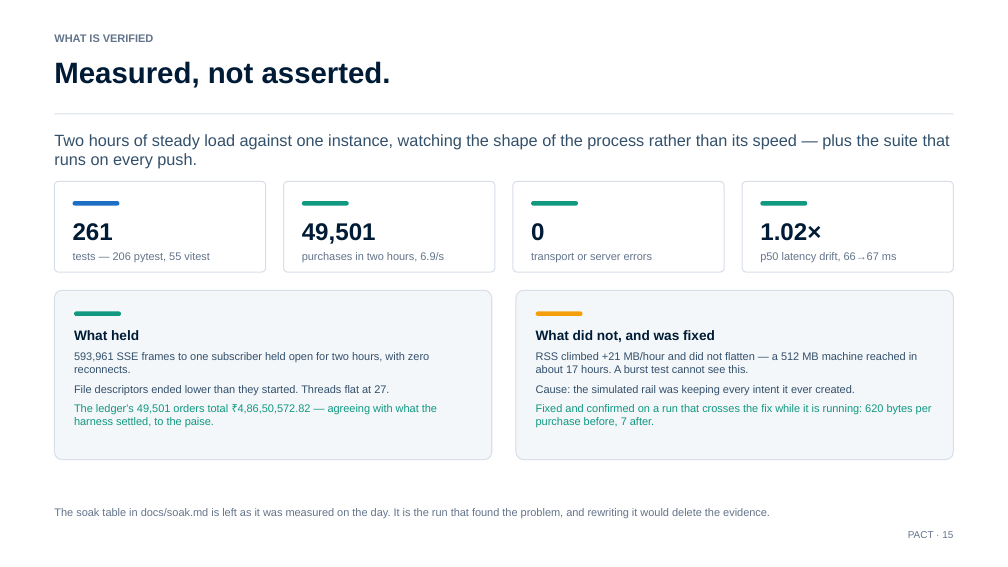
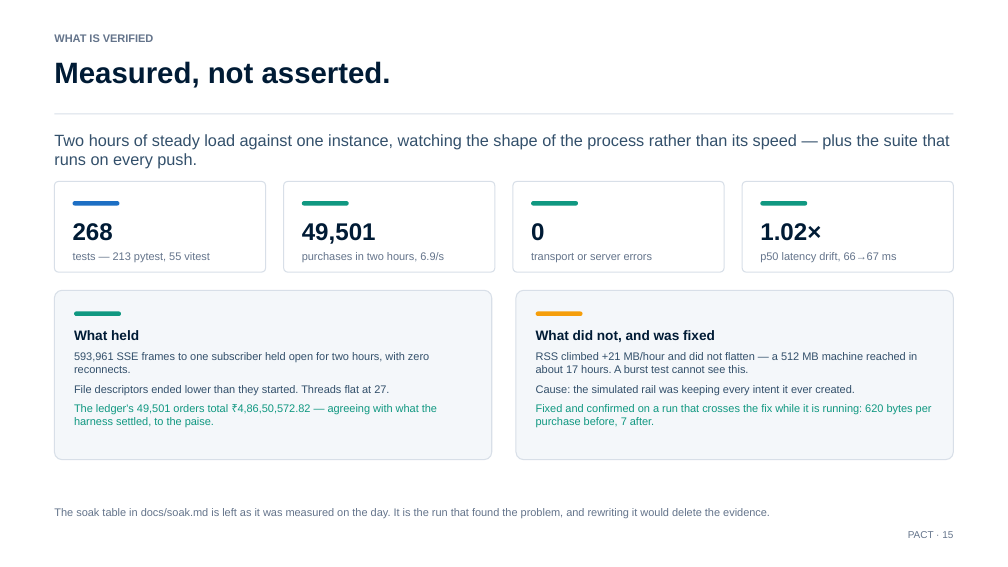
Before and after one commit to swetank18/PACT, a slide deck: slide 15 of docs/PACT-explainer.pptx. Drawn at 1008x567 pixels with LibreOffice and Linux fonts; fonts in the diff are those of the drawing. Boxes give left, top, right and bottom in pixels: in the first picture for what was removed or moved away, otherwise in the second. Text is boxed around its words. In the diff, an @@ line names an element or a change of style, - is before the commit and + after.

```diff
--- a/docs/PACT-explainer.pptx
+++ b/docs/PACT-explainer.pptx
@@ text at (73,223,210,262): text changed @@
-261
-tests — 206 pytest, 55 vitest
+268
+tests — 213 pytest, 55 vitest
```
Also in this commit, not shown: 1 other slide changed, 9 other files.
